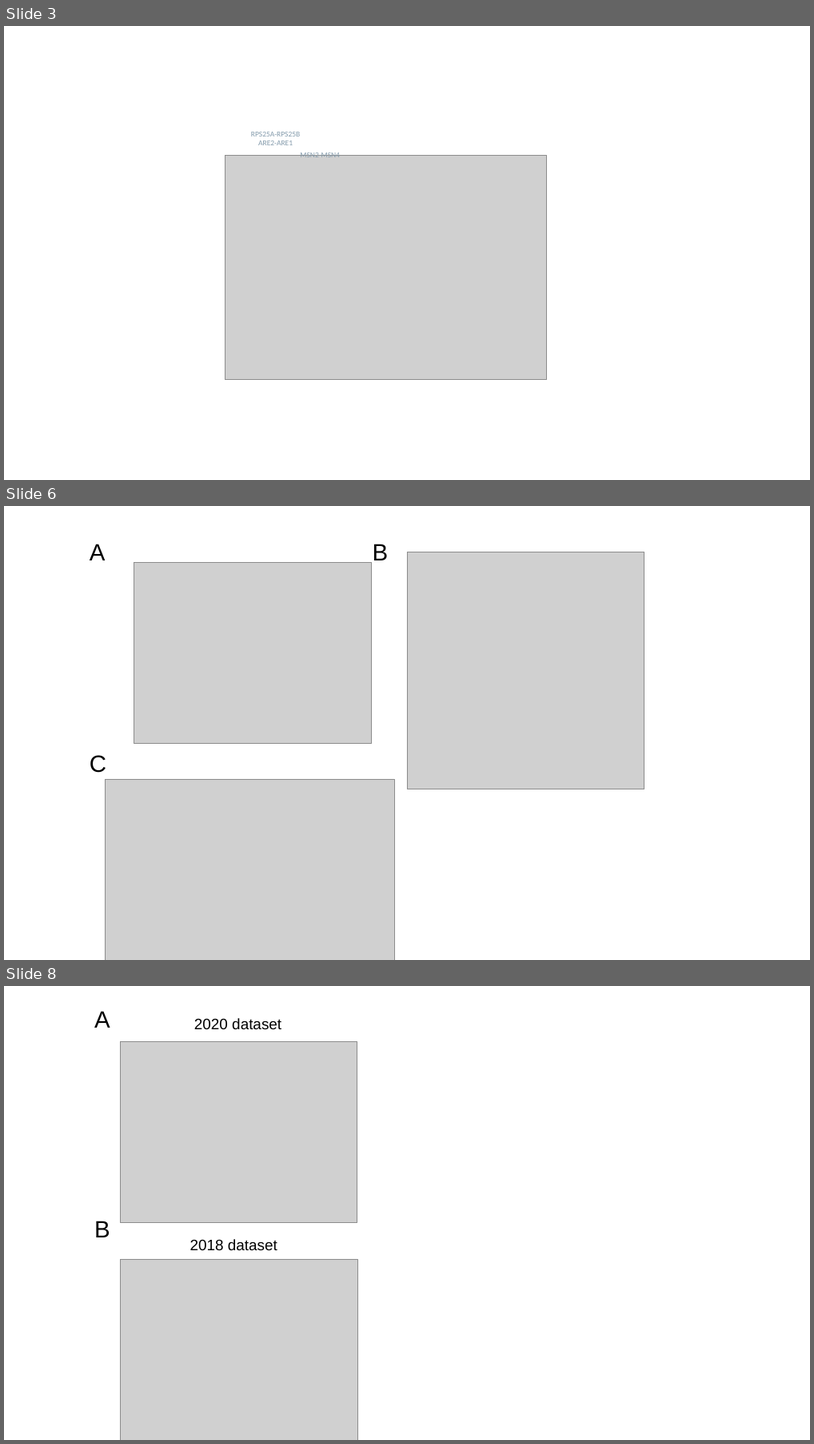
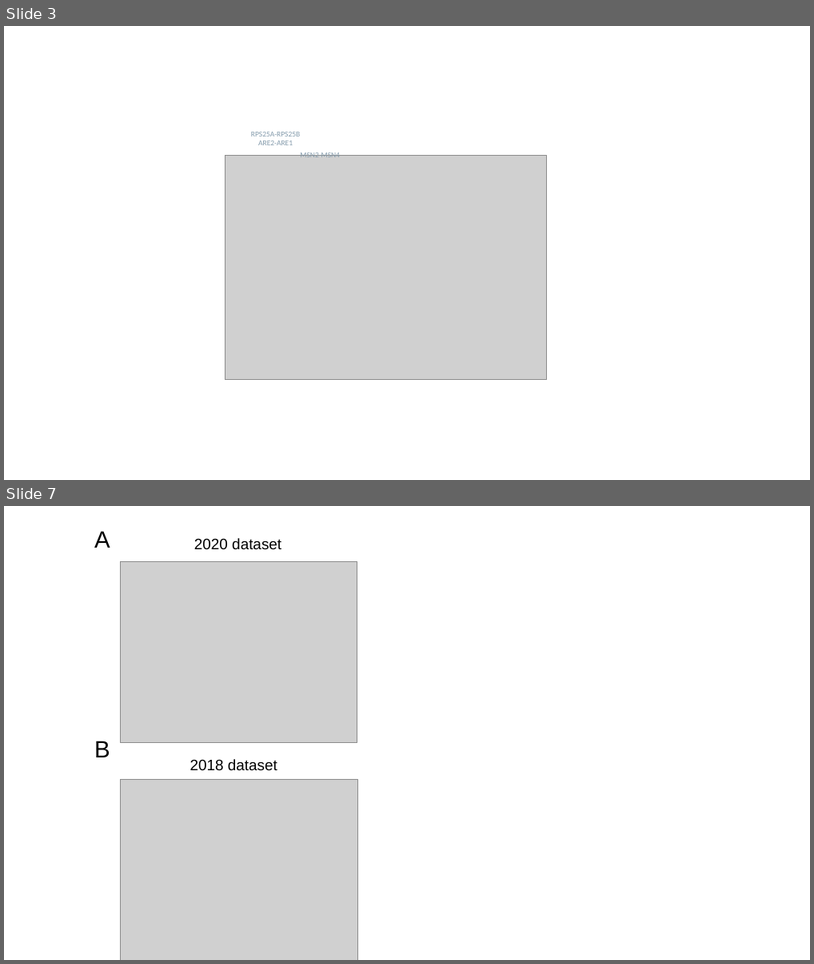
Before and after one commit to brian-arnold/epistasis_reanalysis, a slide deck: yeast_screens/figs/Figs.pptx. Shown one above the other, each under a label of ours: slides 3, 6 and 8 before the commit, slides 3 and 7 after it; the slides between them are not shown. The pictures are 814x1444 and 814x964 pixels, drawn with LibreOffice and Linux fonts; fonts in the diff are those of the drawing; grey boxes stand for pictures. Boxes give left, top, right and bottom in pixels: in the first picture for what was removed or moved away, otherwise in the second. Text is boxed around its words. In the diff, an @@ line names an element or a change of style, - is before the commit and + after.

```diff
--- a/yeast_screens/figs/Figs.pptx
+++ b/yeast_screens/figs/Figs.pptx
@@ slide 6 removed at (4,506,810,960), background #FFFFFF at 47% opacity @@
@@ text removed at (90,544,106,560) @@
-A
@@ text removed at (373,544,389,560) @@
-B
@@ picture removed at (407,552,646,789) @@
@@ picture removed at (134,562,372,743) @@
@@ text removed at (90,755,106,772) @@
-C
@@ picture removed at (105,779,394,960) @@
@@ what was slide 8 is now slide 7 @@
```
Also in this commit, not shown: 3 slides changed, 7 other files.
